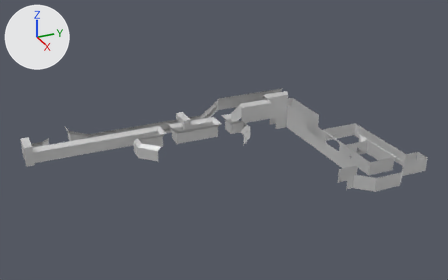
An edit to the FBX model Assets/Meshes/Environment/ModularKits/Puzzle_001/Puzzle_001_Walls.fbx, drawn before and after from the same camera.
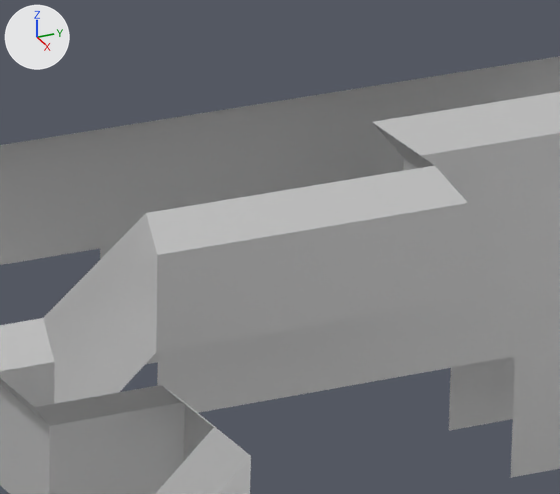
There are two pictures of each version: one whole from a 50 mm camera at (99.9, -54.9, 79.6) aimed at (-38.6, 7.4, 10.3), one close up on the part from 51% to 63% of the width and 30% to 47% of the height. Every picture has the same lights, and +X, +Y and +Z are marked at upper left. Where no turn or scale is listed for an object, it has been applied to the vertices. Vertices at the same position are counted once.

The first close-up shows 'Puzzle_001_Walls'.
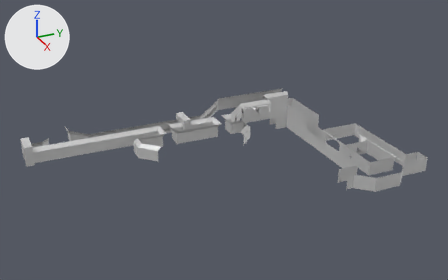
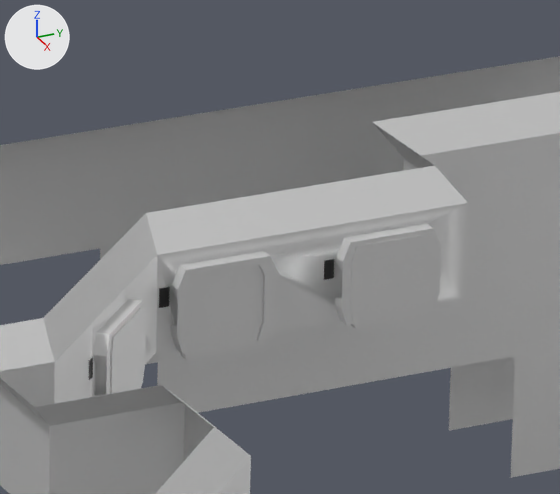
Commit message: Puzzle_001 Meshes Updated

What differs and where, as boxes [x1, y1, x2, y2] in the close-ups (560 x 494 px):
'Puzzle_001_Walls', reshaped, moved: [0, 56, 560, 494] in both
part 1 of me_puzzle_001_walls, rebuilt: [0, 92, 560, 494] in both
part 2 of me_puzzle_001_walls, added: after [89, 357, 93, 380]
part 3 of me_puzzle_001_walls, added: after [159, 287, 170, 308]
part 4 of me_puzzle_001_walls, added: after [324, 259, 334, 280]
part 5 of me_puzzle_001_walls, added: after [93, 299, 146, 397]
part 6 of me_puzzle_001_walls, added: after [171, 251, 279, 354]
part 7 of me_puzzle_001_walls, added: after [335, 224, 442, 325]

What the commit changed:
Material 'sy_lite_matte' (mat_sy_lite_matte) is new.
Its base color is (0.0153, 0.0153, 0.0153) (black #212121).
Its roughness is 0.395.
me_puzzle_001_walls is used by ob_puzzle_001_walls; location (-44.0, 12.0, 9.0).
me_puzzle_001_walls had 784 vertices, 643 faces and spanned x -18.3..32.0, y -55.0..46.0, z -8.1..5.1.
me_puzzle_001_walls now has 2416 vertices, 2209 faces and spans x -12.2..38.1, y -59.0..42.0, z -9.8..3.5.
me_puzzle_001_walls part 1: the loose piece of 84 vertices spanning x -14.7..24.0, y -1.1..26.0, z -8.0..4.0 is rebuilt with 168 vertices and now spans x -8.7..30.1, y -5.1..22.0, z -9.7..2.3.
me_puzzle_001_walls part 2: a new loose piece of 416 vertices spanning x -0.1..0.1, y -0.1..0.1, z -0.3..0.3, in mat_sy_lite_matte (black #212121).
me_puzzle_001_walls part 3: a new loose piece of 416 vertices spanning x -4.0..-3.9, y 4.0..4.3, z -0.3..0.3, in mat_sy_lite_matte (black #212121).
me_puzzle_001_walls part 4: a new loose piece of 416 vertices spanning x -4.0..-3.9, y 9.3..9.6, z -0.3..0.3, in mat_sy_lite_matte (black #212121).
me_puzzle_001_walls part 5: a new loose piece of 100 vertices spanning x -2.4..0.1, y 0.1..2.7, z -1.7..0.9, in mat_material_032 (white #e7e7e7).
me_puzzle_001_walls part 6: a new loose piece of 100 vertices spanning x -4.0..-3.5, y 4.4..7.6, z -1.7..0.9, in mat_material_032 (white #e7e7e7).
me_puzzle_001_walls part 7: a new loose piece of 100 vertices spanning x -4.0..-3.5, y 9.7..12.9, z -1.7..0.9, in mat_material_032 (white #e7e7e7).
me_puzzle_001_walls now uses material mat_sy_lite_matte (black #212121).
Object 'Puzzle_001_Walls' (ob_puzzle_001_walls) moves from (-44.0, 12.0, 9.0) to (-50.08, 16.04, 10.67).
